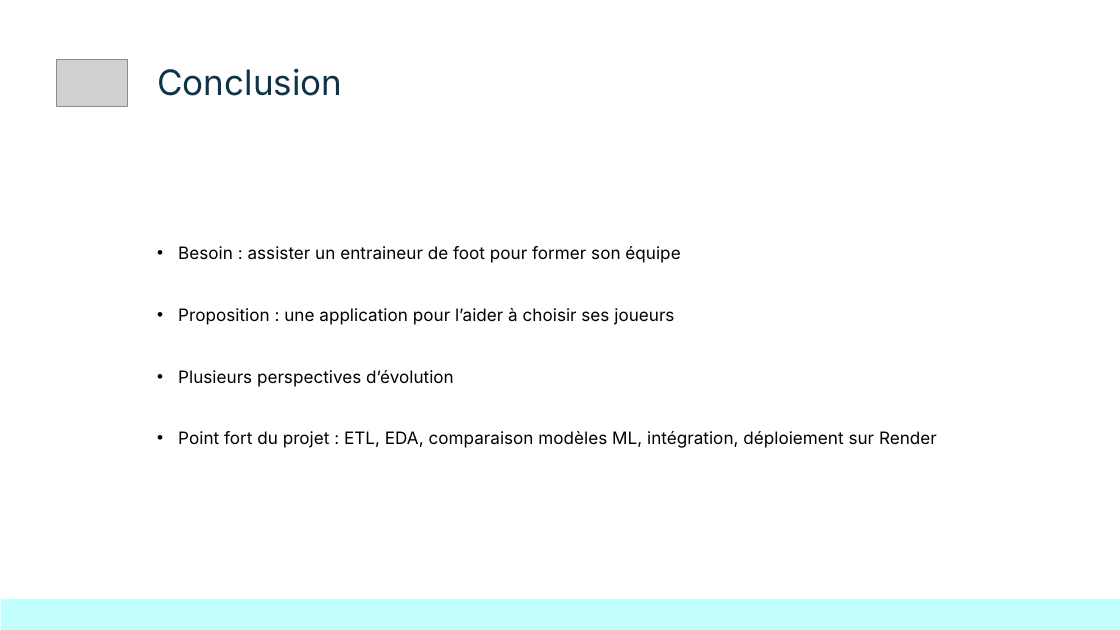
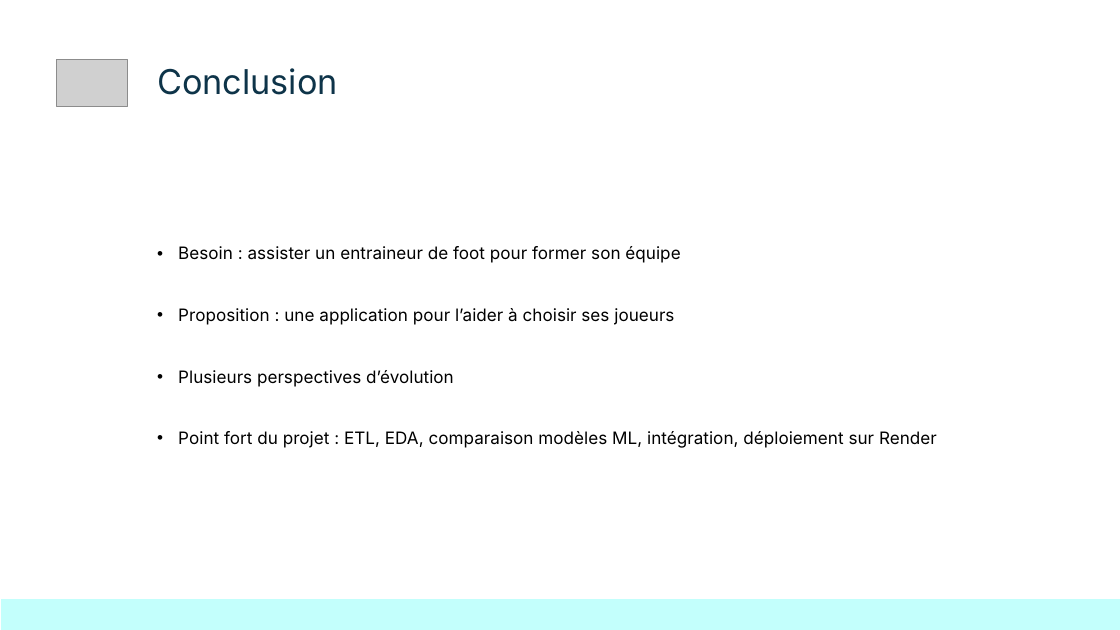
Before and after one commit to kinpintouche-star/football-predictor, a slide deck: slide 12 of docs/FootballPredictorDemoDay20260803.pptx. Drawn at 1120x630 pixels with LibreOffice and Linux fonts; fonts in the diff are those of the drawing; grey boxes stand for pictures; background and template pictures are left out. Boxes give left, top, right and bottom in pixels: in the first picture for what was removed or moved away, otherwise in the second. Text is boxed around its words. In the diff, an @@ line names an element or a change of style, - is before the commit and + after.

```diff
--- a/docs/FootballPredictorDemoDay20260803.pptx
+++ b/docs/FootballPredictorDemoDay20260803.pptx
@@ title "Conclusion" at (157, 68, 338, 95): size 22.5 to 22 pt @@
```
Also in this commit, not shown: 10 other slides changed.
